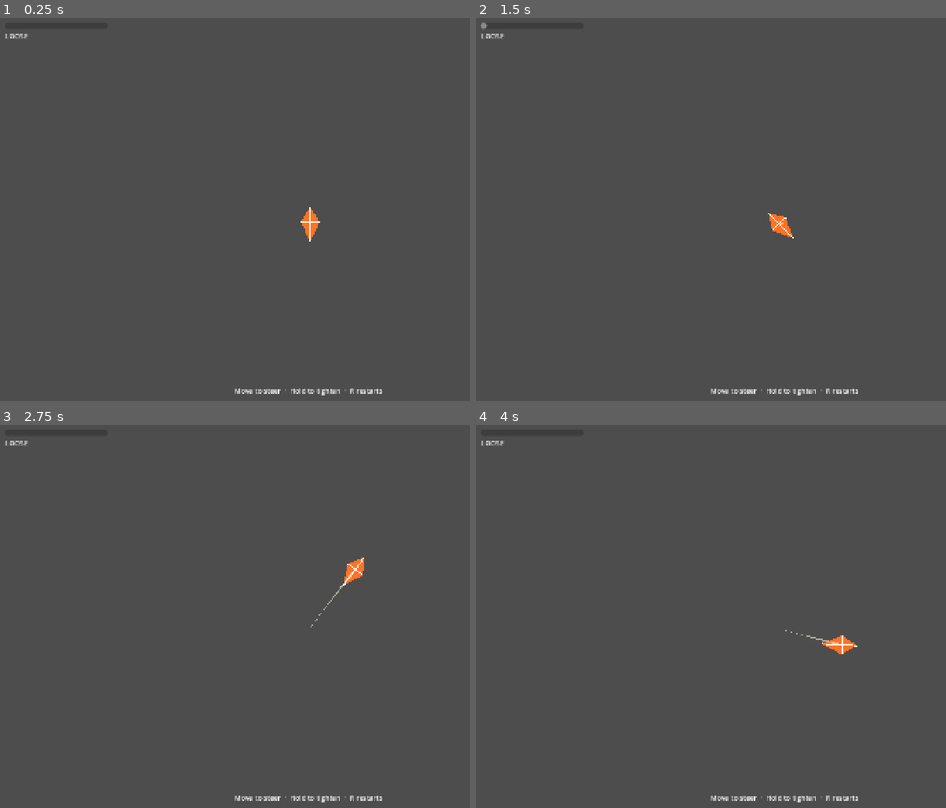
Above: before the commit, frames 1-4 (two rows, left to right).
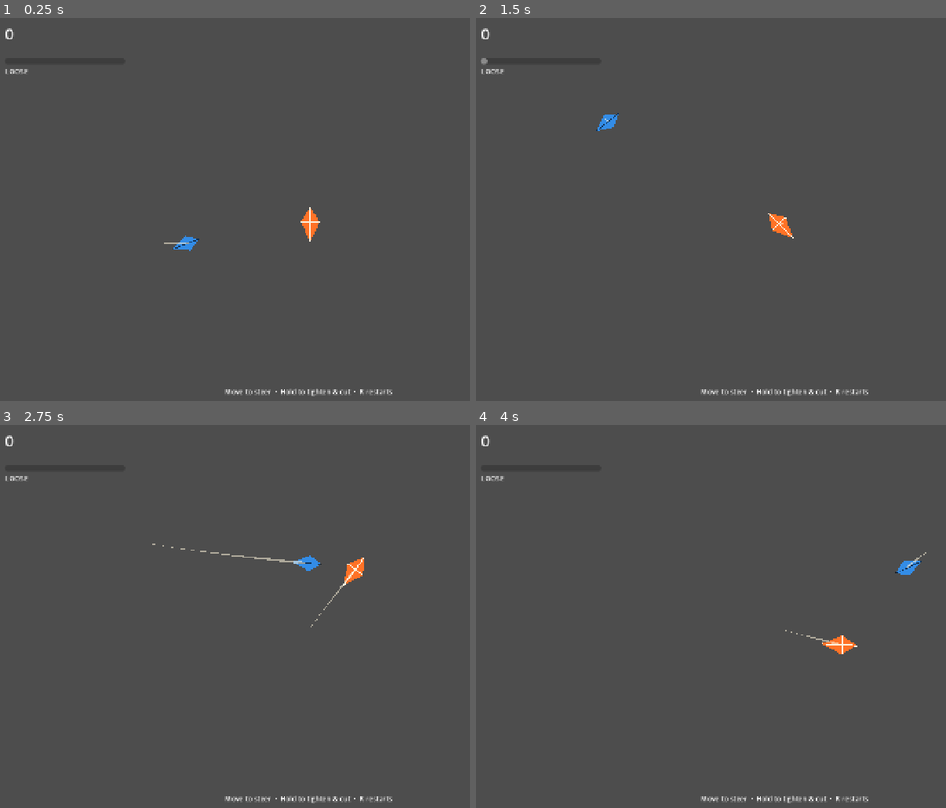
Above: after the commit, the same moments.

Repository: ovhirup/cut-the-sky
Game: Godot game, scene res://scenes/Main.tscn
Same seed, same stepped clock (60 frames per second), same inputs: the game is played once before the commit and once after it.
Inputs (mouse positions are in pixels of both pictures, inside the frame that each line leads up to):
- Up to frame 1 (0.25 s): no input
- Up to frame 2 (1.5 s): tap Enter at 0.5 s; move the mouse to (922, 190) at 0.52 s; tap R at 0.6, 1.35 s; click (922, 190) at 0.67 s; tap Space at 0.77 s; move the mouse to (659, 228) at 1.27 s; click (659, 228) at 1.42 s
- Up to frame 3 (2.75 s): tap Space at 1.52 s; move the mouse to (371, 532) at 2.02 s; tap R at 2.1 s; click (371, 532) at 2.17 s
- Up to frame 4 (4 s): move the mouse to (753, 696) at 2.77 s; tap R at 2.85, 3.6 s; click (753, 696) at 2.92 s; tap Space at 3.02, 3.77 s; move the mouse to (outside the picture) at 3.52 s; click (outside the picture) at 3.67 s

The runs differ from the first frame. In frame 1, 0.6% of the frame differs, in the area x 1-84%, y 2-99%; in frame 2, 0.6%; in frame 3, 0.7%; in frame 4, 0.6%.

Commit message:
Complete core loop: enemies, ribbon cutting, combo scoring, death, game-over
Shared Kite base for player + parameterized enemies (one controller,
no subclasses). CutResolver gates cuts on sharp-vs-loose ribbon state and
crossing angle; hits trigger hit-stop, a fragment flash, and combo scoring.
EnemyDirector ramps 1->5 kites on a seeded timeline (first enemy immediately
for the 5-second-action pillar). Player dies to an enemy sharp crossing or
self-snap; game-over card shows score, best combo, survival, seed; R
restarts. Verified headless over a 60s run, no errors.

Co-Authored-By: Claude Fable 5 <noreply@anthropic.com>

Diff:
--- /dev/null
+++ b/scenes/EnemyKite.tscn
@@ -0,0 +1,19 @@
+[gd_scene load_steps=3 format=3]
+
+[ext_resource type="Script" path="res://scripts/EnemyKite.gd" id="1_enemy"]
+[ext_resource type="Script" path="res://scripts/RibbonTrail.gd" id="2_ribbon"]
+
+[node name="EnemyKite" type="Node2D"]
+script = ExtResource("1_enemy")
+
+[node name="RibbonTrail" type="Line2D" parent="."]
+top_level = true
+script = ExtResource("2_ribbon")
+
+[node name="Body" type="Polygon2D" parent="."]
+polygon = PackedVector2Array(0, -28, 18, 0, 0, 38, -18, 0)
+color = Color(1, 1, 1, 1)
+
+[node name="Spine" type="Polygon2D" parent="."]
+polygon = PackedVector2Array(-1.2, -28, 1.2, -28, 1.2, 38, -1.2, 38)
+color = Color(0.1, 0.1, 0.12, 0.7)
--- a/scenes/Game.tscn
+++ b/scenes/Game.tscn
@@ -1,8 +1,10 @@
-[gd_scene load_steps=6 format=3]
+[gd_scene load_steps=8 format=3]
 
 [ext_resource type="Script" path="res://scripts/Game.gd" id="1_game"]
 [ext_resource type="PackedScene" path="res://scenes/PlayerKite.tscn" id="2_kite"]
 [ext_resource type="Script" path="res://scripts/WindSystem.gd" id="3_wind"]
+[ext_resource type="Script" path="res://scripts/EnemyDirector.gd" id="4_dir"]
+[ext_resource type="Script" path="res://scripts/ScoreManager.gd" id="5_score"]
 
 [sub_resource type="Gradient" id="Gradient_sky"]
 offsets = PackedFloat32Array(0, 0.55, 1)
@@ -26,6 +28,14 @@
 [node name="WindSystem" type="Node" parent="."]
 script = ExtResource("3_wind")
 
+[node name="ScoreManager" type="Node" parent="."]
+script = ExtResource("5_score")
+
+[node name="EnemyDirector" type="Node" parent="."]
+script = ExtResource("4_dir")
+
+[node name="CutFX" type="Node2D" parent="."]
+
 [node name="PlayerKite" parent="." instance=ExtResource("2_kite")]
 position = Vector2(720, 480)
 
@@ -34,8 +44,18 @@
 [node name="TopLeft" type="VBoxContainer" parent="HUD"]
 offset_left = 24.0
 offset_top = 20.0
-offset_right = 260.0
-offset_bottom = 84.0
+offset_right = 300.0
+offset_bottom = 120.0
+
+[node name="ScoreLabel" type="Label" parent="HUD/TopLeft"]
+unique_name_in_owner = true
+theme_override_font_sizes/font_size = 36
+text = "0"
+
+[node name="ComboLabel" type="Label" parent="HUD/TopLeft"]
+unique_name_in_owner = true
+theme_override_colors/font_color = Color(1, 0.72, 0.18, 1)
+text = ""
 
 [node name="TensionBar" type="ProgressBar" parent="HUD/TopLeft"]
 unique_name_in_owner = true
@@ -53,24 +73,34 @@
 anchor_top = 1.0
 anchor_right = 0.5
 anchor_bottom = 1.0
-offset_left = -280.0
-offset_top = -48.0
-offset_right = 280.0
+offset_left = -320.0
+offset_top = -46.0
+offset_right = 320.0
 offset_bottom = -20.0
-text = "Move to steer  ·  Hold to tighten  ·  R restarts"
+text = "Move to steer  ·  Hold to tighten & cut  ·  R restarts"
 horizontal_alignment = 1
 
-[node name="SnapLabel" type="Label" parent="HUD"]
+[node name="OverPanel" type="Control" parent="HUD"]
 unique_name_in_owner = true
-visible = false
+anchor_right = 1.0
+anchor_bottom = 1.0
+
+[node name="Dim" type="ColorRect" parent="HUD/OverPanel"]
+anchor_right = 1.0
+anchor_bottom = 1.0
+color = Color(0, 0, 0, 0.55)
+
+[node name="OverText" type="Label" parent="HUD/OverPanel"]
+unique_name_in_owner = true
 anchor_left = 0.5
 anchor_top = 0.5
 anchor_right = 0.5
 anchor_bottom = 0.5
-offset_left = -300.0
-offset_top = -30.0
-offset_right = 300.0
-offset_bottom = 30.0
-theme_override_font_sizes/font_size = 40
-text = "LINE SNAPPED — press R"
+offset_left = -320.0
+offset_top = -200.0
+offset_right = 320.0
+offset_bottom = 200.0
+theme_override_font_sizes/font_size = 30
+text = ""
 horizontal_alignment = 1
+vertical_alignment = 1
--- /dev/null
+++ b/scripts/CutResolver.gd
@@ -0,0 +1,69 @@
+class_name CutResolver
+extends Node
+
+const CONFIG := preload("res://resources/GameConfig.tres")
+
+# Checks the newest player segment against each enemy's newest segment.
+# A cut needs: cutter ribbon sharp, victim not sharp, real crossing,
+# crossing angle above the configured minimum. Returns whoever gets cut.
+
+class Outcome:
+	var enemy_cut: Kite
+	var player_cut := false
+	var point := Vector2.ZERO
+
+func resolve(player: Kite, enemies: Array) -> Outcome:
+	var out := Outcome.new()
+	if not player.alive:
+		return out
+	var p_seg := _newest_segment(player.ribbon)
+	if p_seg.is_empty():
+		return out
+
+	for e in enemies:
+		var enemy := e as Kite
+		if enemy == null or not enemy.alive:
+			continue
+		var e_seg := _newest_segment(enemy.ribbon)
+		if e_seg.is_empty():
+			continue
+		var hit = Geometry2D.segment_intersects_segment(
+			p_seg[0], p_seg[1], e_seg[0], e_seg[1])
+		if hit == null:
+			continue
+		var angle := _cross_angle(p_seg, e_seg)
+		if angle < deg_to_rad(CONFIG.min_cut_angle_deg):
+			continue
+
+		var p_sharp := player.state() >= 1
+		var e_sharp := enemy.state() >= 1
+		if p_sharp and not e_sharp:
+			out.enemy_cut = enemy
+			out.point = hit
+			return out
+		if e_sharp and not p_sharp:
+			out.player_cut = true
+			out.point = hit
+			return out
+		# Both sharp or both loose at a real crossing: attacker (player
+		# holding tighter) wins; ties favour the player for fairness.
+		if p_sharp and e_sharp:
+			if player.tension >= enemy.tension:
+				out.enemy_cut = enemy
+			else:
+				out.player_cut = true
+			out.point = hit
+			return out
+	return out
+
+func _newest_segment(ribbon: Line2D) -> Array:
+	if ribbon == null or ribbon.get_point_count() < 2:
+		return []
+	var n := ribbon.get_point_count()
+	return [ribbon.get_point_position(n - 2), ribbon.get_point_position(n - 1)]
+
+func _cross_angle(a: Array, b: Array) -> float:
+	var da: Vector2 = (a[1] - a[0]).normalized()
+	var db: Vector2 = (b[1] - b[0]).normalized()
+	var dot := clampf(absf(da.dot(db)), 0.0, 1.0)
+	return acos(dot)  # 0 = parallel, PI/2 = perpendicular
--- /dev/null
+++ b/scripts/EnemyDirector.gd
@@ -0,0 +1,61 @@
+class_name EnemyDirector
+extends Node
+
+signal enemy_spawned(enemy: EnemyKite)
+
+const ENEMY_SCENE := preload("res://scenes/EnemyKite.tscn")
+const MAX_ENEMIES := 5
+const FIRST_DELAY := 12.0
+const RAMP_INTERVAL := 17.0
+
+const PALETTES := [
+	Color(0.20, 0.55, 0.90), Color(0.35, 0.75, 0.45),
+	Color(0.85, 0.30, 0.55), Color(0.60, 0.40, 0.85),
+	Color(0.95, 0.80, 0.25),
+]
+
+var wind: WindSystem
+var target: Node2D
+var _spawn_root: Node
+var _t := 0.0
+var _spawned := 0
+var _next_spawn := 0.0
+var _rng := RandomNumberGenerator.new()
+var enemies: Array[EnemyKite] = []
+
+func configure(spawn_root: Node, w: WindSystem, tgt: Node2D, run_seed: int) -> void:
+	_spawn_root = spawn_root
+	wind = w
+	target = tgt
+	_rng.seed = run_seed
+
+func start() -> void:
+	_spawn()               # one enemy immediately for the 5-second-action rule
+	_next_spawn = FIRST_DELAY
+
+func _physics_process(delta: float) -> void:
+	_t += delta
+	enemies = enemies.filter(func(e): return is_instance_valid(e) and e.alive)
+	if _spawned < MAX_ENEMIES and _t >= _next_spawn:
+		_spawn()
+		_next_spawn = _t + RAMP_INTERVAL
+
+func _spawn() -> void:
+	var e: EnemyKite = ENEMY_SCENE.instantiate()
+	var ramp := float(_spawned) / float(MAX_ENEMIES)
+	e.wind = wind
+	e.preferred_altitude = _rng.randf_range(0.22, 0.6)
+	e.oscillation_rate = _rng.randf_range(0.4, 0.9)
+	e.oscillation_width = _rng.randf_range(200.0, 340.0)
+	e.aggression = 0.35 + ramp * 0.5 + _rng.randf_range(-0.05, 0.05)
+	e.tighten_rhythm = 0.28 + ramp * 0.18
+	e.rhythm_rate = _rng.randf_range(0.55, 0.95)
+	var r := get_viewport().get_visible_rect()
+	e.position = Vector2(_rng.randf_range(r.size.x * 0.2, r.size.x * 0.8),
+		r.size.y * e.preferred_altitude)
+	e.modulate = PALETTES[_spawned % PALETTES.size()]
+	_spawn_root.add_child(e)
+	e.setup(target, _rng.randf_range(0.0, TAU))
+	enemies.append(e)
+	_spawned += 1
+	enemy_spawned.emit(e)
--- /dev/null
+++ b/scripts/EnemyKite.gd
@@ -0,0 +1,54 @@
+class_name EnemyKite
+extends Kite
+
+# One controller, parameter variations only — no bespoke AI subclasses.
+@export var preferred_altitude := 0.4      # fraction of screen height
+@export var oscillation_rate := 0.6
+@export var oscillation_width := 260.0
+@export var aggression := 0.5              # bias toward the player
+@export var tighten_rhythm := 0.35         # fraction of a cycle spent tight
+@export var rhythm_rate := 0.7
+
+var _t := 0.0
+var _phase := 0.0
+var _target: Node2D
+
+func setup(target: Node2D, seed_phase: float) -> void:
+	_target = target
+	_phase = seed_phase
+
+func _physics_process(delta: float) -> void:
+	_t += delta
+	super._physics_process(delta)
+
+func _desired_position() -> Vector2:
+	var r := get_viewport_rect()
+	var base_x := r.size.x * 0.5 \
+		+ sin(_t * oscillation_rate + _phase) * oscillation_width
+	var base_y := r.size.y * preferred_altitude \
+		+ cos(_t * oscillation_rate * 0.7 + _phase) * (oscillation_width * 0.4)
+	var wander := Vector2(base_x, base_y)
+	if is_instance_valid(_target) and (_target as Kite).alive:
+		return wander.lerp(_target.global_position, aggression * 0.6)
+	return wander
+
+func _wants_tighten() -> bool:
+	# Rhythmic tightening so enemies present sharp windows, not constant threat.
+	return fposmod(_t * rhythm_rate + _phase, 1.0) < tighten_rhythm
+
+func _tension_max() -> float:
+	# Enemies never snap themselves — they only threaten via sharp crossings.
+	return CONFIG.critical_threshold + 0.02
+
+func _on_cut_down() -> void:
+	set_physics_process(false)
+	var tw := create_tween()
+	tw.set_parallel(true)
+	tw.tween_property(self, "global_position",
+		global_position + Vector2(randf_range(-40, 40), 220), 0.9)
+	tw.tween_property(self, "rotation", rotation + randf_range(-3, 3), 0.9)
+	tw.tween_property(self, "modulate:a", 0.0, 0.9)
+	tw.chain().tween_callback(queue_free)
+	if is_instance_valid(ribbon):
+		ribbon.queue_free()
+	died.emit("cut")
--- a/scripts/Game.gd
+++ b/scripts/Game.gd
@@ -1,15 +1,48 @@
 extends Node2D
+
+const HIT_STOP := 0.07
+const HIT_STOP_SCALE := 0.08
 
 @onready var _kite: PlayerKite = $PlayerKite
 @onready var _wind: WindSystem = $WindSystem
+@onready var _director: EnemyDirector = $EnemyDirector
+@onready var _score: ScoreManager = $ScoreManager
+@onready var _fx: Node2D = $CutFX
+
 @onready var _tension_bar: ProgressBar = %TensionBar
 @onready var _state_label: Label = %StateLabel
-@onready var _snap_label: Label = %SnapLabel
+@onready var _score_label: Label = %ScoreLabel
+@onready var _combo_label: Label = %ComboLabel
+@onready var _over_panel: Control = %OverPanel
+@onready var _over_text: Label = %OverText
+
+var _cutter := CutResolver.new()
+var _run_seed := 0
+var _survival := 0.0
+var _over := false
 
 func _ready() -> void:
+	_run_seed = int(Time.get_unix_time_from_system()) & 0x7fffffff
+	seed(_run_seed)
 	_kite.wind = _wind
-	_kite.line_snapped.connect(_on_line_snapped)
-	_snap_label.visible = false
+	_kite.died.connect(_on_player_died)
+	_score.changed.connect(_on_score_changed)
+	_director.configure(self, _wind, _kite, _run_seed)
+	_director.start()
+	_over_panel.visible = false
+	_on_score_changed(0, 0, 1)
+
+func _physics_process(delta: float) -> void:
+	if _over:
+		return
+	_survival += delta
+	var outcome := _cutter.resolve(_kite, _director.enemies)
+	if outcome.enemy_cut:
+		outcome.enemy_cut.die_cut()
+		_score.register_cut()
+		_do_cut_feedback(outcome.point)
+	elif outcome.player_cut:
+		_kite.die_cut()
 
 func _process(_delta: float) -> void:
 	_tension_bar.value = _kite.tension
@@ -23,5 +56,39 @@
 		if event.keycode == KEY_R:
 			get_tree().reload_current_scene()
 
-func _on_line_snapped() -> void:
-	_snap_label.visible = true
+func _do_cut_feedback(point: Vector2) -> void:
+	var flash := Sprite2D.new()
+	# lightweight burst: a scaling, fading white dot standing in for fragments
+	var img := Image.create(8, 8, false, Image.FORMAT_RGBA8)
+	img.fill(Color.WHITE)
+	flash.texture = ImageTexture.create_from_image(img)
+	flash.global_position = point
+	flash.scale = Vector2.ONE * 2.0
+	_fx.add_child(flash)
+	var tw := create_tween()
+	tw.set_parallel(true)
+	tw.tween_property(flash, "scale", Vector2.ONE * 9.0, 0.3)
+	tw.tween_property(flash, "modulate:a", 0.0, 0.3)
+	tw.chain().tween_callback(flash.queue_free)
+	_hit_stop()
+
+func _hit_stop() -> void:
+	Engine.time_scale = HIT_STOP_SCALE
+	await get_tree().create_timer(HIT_STOP * HIT_STOP_SCALE, true, true).timeout
+	Engine.time_scale = 1.0
+
+func _on_score_changed(score: int, combo: int, mult: int) -> void:
+	_score_label.text = "%d" % score
+	_combo_label.text = ("x%d  (%d cut)" % [mult, combo]) if combo > 0 else ""
+
+func _on_player_died(reason: String) -> void:
+	if _over:
+		return
+	_over = true
+	Engine.time_scale = 1.0
+	await get_tree().create_timer(0.6).timeout
+	var why := "YOUR LINE SNAPPED" if reason == "snapped" else "YOUR KITE WAS CUT"
+	_over_text.text = "%s\n\nScore  %d\nBest combo  x%d\nSurvived  %.1fs\nSeed  %d\n\npress R" % [
+		why, _score.score, _score.multiplier_for(_score.best_combo),
+		_survival, _run_seed]
+	_over_panel.visible = true
--- /dev/null
+++ b/scripts/Kite.gd
@@ -0,0 +1,79 @@
+class_name Kite
+extends Node2D
+
+signal died(reason: String)
+
+const CONFIG := preload("res://resources/GameConfig.tres")
+const EDGE_MARGIN := Vector2(30.0, 30.0)
+
+var wind: WindSystem
+var velocity := Vector2.ZERO
+var tension := 0.0
+var grip := 0.0
+var alive := true
+
+@onready var ribbon: RibbonTrail = $RibbonTrail
+
+func _physics_process(delta: float) -> void:
+	if not alive:
+		return
+	var holding := _wants_tighten()
+	grip = move_toward(grip, 1.0 if holding else 0.0, CONFIG.grip_lerp_speed * delta)
+
+	var rate := CONFIG.tension_hold_rate if holding else -CONFIG.tension_release_rate
+	tension = clampf(tension + rate * delta, 0.0, _tension_max())
+	if tension >= 1.0:
+		_on_snap()
+		return
+
+	var accel := (_desired_position() - global_position) * CONFIG.spring_stiffness \
+		- velocity * CONFIG.velocity_damping
+	accel = accel.limit_length(
+		lerpf(CONFIG.accel_max_loose, CONFIG.accel_max_tight, grip) * _accel_scale())
+	if wind:
+		accel += wind.force_at_time() \
+			* lerpf(CONFIG.wind_loose_multiplier, CONFIG.wind_tight_multiplier, grip)
+	velocity = (velocity + accel * delta).limit_length(CONFIG.max_speed * _speed_scale())
+	global_position += velocity * delta
+	var r := get_viewport_rect()
+	global_position = global_position.clamp(r.position + EDGE_MARGIN, r.end - EDGE_MARGIN)
+
+	if velocity.length() > 40.0:
+		rotation = lerp_angle(rotation, velocity.angle() + PI / 2.0, 6.0 * delta)
+
+	ribbon.set_ribbon_state(state())
+
+# 0 = loose, 1 = sharp, 2 = critical
+func state() -> int:
+	if tension >= CONFIG.critical_threshold:
+		return 2
+	if tension >= CONFIG.sharp_threshold:
+		return 1
+	return 0
+
+func die_cut() -> void:
+	if not alive:
+		return
+	alive = false
+	_on_cut_down()
+
+func _desired_position() -> Vector2:
+	return global_position
+
+func _wants_tighten() -> bool:
+	return false
+
+func _tension_max() -> float:
+	return 1.0
+
+func _accel_scale() -> float:
+	return 1.0
+
+func _speed_scale() -> float:
+	return 1.0
+
+func _on_snap() -> void:
+	pass
+
+func _on_cut_down() -> void:
+	pass
--- a/scripts/PlayerKite.gd
+++ b/scripts/PlayerKite.gd
@@ -1,65 +1,22 @@
 class_name PlayerKite
-extends Node2D
+extends Kite
 
 signal line_snapped
 
-const CONFIG := preload("res://resources/GameConfig.tres")
-const EDGE_MARGIN := Vector2(30.0, 30.0)
+func _desired_position() -> Vector2:
+	return get_global_mouse_position()
 
-var wind: WindSystem
-var velocity := Vector2.ZERO
-var tension := 0.0
-var grip := 0.0
-var alive := true
-
-@onready var _ribbon: RibbonTrail = $RibbonTrail
-
-func _physics_process(delta: float) -> void:
-	if not alive:
-		return
-	var holding := _is_holding()
-	grip = move_toward(grip, 1.0 if holding else 0.0, CONFIG.grip_lerp_speed * delta)
-
-	var rate := CONFIG.tension_hold_rate if holding else -CONFIG.tension_release_rate
-	tension = clampf(tension + rate * delta, 0.0, 1.0)
-	if tension >= 1.0:
-		_snap()
-		return
-
-	var desired := get_global_mouse_position()
-	var accel := (desired - global_position) * CONFIG.spring_stiffness \
-		- velocity * CONFIG.velocity_damping
-	accel = accel.limit_length(lerpf(CONFIG.accel_max_loose, CONFIG.accel_max_tight, grip))
-	if wind:
-		accel += wind.force_at_time() \
-			* lerpf(CONFIG.wind_loose_multiplier, CONFIG.wind_tight_multiplier, grip)
-	velocity = (velocity + accel * delta).limit_length(CONFIG.max_speed)
-	global_position += velocity * delta
-	_clamp_to_play_area()
-
-	if velocity.length() > 40.0:
-		rotation = lerp_angle(rotation, velocity.angle() + PI / 2.0, 6.0 * delta)
-
-	_ribbon.set_ribbon_state(state())
-
-# 0 = loose, 1 = sharp, 2 = critical
-func state() -> int:
-	if tension >= CONFIG.critical_threshold:
-		return 2
-	if tension >= CONFIG.sharp_threshold:
-		return 1
-	return 0
-
-func _is_holding() -> bool:
+func _wants_tighten() -> bool:
 	return Input.is_mouse_button_pressed(MOUSE_BUTTON_LEFT) \
 		or Input.is_key_pressed(KEY_SPACE)
 
-func _snap() -> void:
+func _on_snap() -> void:
 	alive = false
 	modulate = Color(1.0, 1.0, 1.0, 0.35)
-	_ribbon.set_ribbon_state(2)
+	ribbon.set_ribbon_state(2)
 	line_snapped.emit()
+	died.emit("snapped")
 
-func _clamp_to_play_area() -> void:
-	var r := get_viewport_rect()
-	global_position = global_position.clamp(r.position + EDGE_MARGIN, r.end - EDGE_MARGIN)
+func _on_cut_down() -> void:
+	modulate = Color(1.0, 1.0, 1.0, 0.35)
+	died.emit("cut")
--- a/scripts/RibbonTrail.gd
+++ b/scripts/RibbonTrail.gd
@@ -25,7 +25,7 @@
 	width = CONFIG.ribbon_width
 
 func _physics_process(delta: float) -> void:
-	var kite := get_parent() as PlayerKite
+	var kite := get_parent() as Kite
 	if kite and kite.alive:
 		_accum += delta
 		var interval := 1.0 / CONFIG.ribbon_sample_hz
--- /dev/null
+++ b/scripts/ScoreManager.gd
@@ -0,0 +1,33 @@
+class_name ScoreManager
+extends Node
+
+signal changed(score: int, combo: int, multiplier: int)
+
+const BASE_CUT := 100
+const COMBO_WINDOW := 3.0
+const MAX_MULTIPLIER := 8
+
+var score := 0
+var combo := 0
+var best_combo := 0
+var _combo_timer := 0.0
+
+func _process(delta: float) -> void:
+	if _combo_timer > 0.0:
+		_combo_timer -= delta
+		if _combo_timer <= 0.0:
+			combo = 0
+			changed.emit(score, combo, multiplier())
+
+func register_cut() -> void:
+	combo += 1
+	best_combo = maxi(best_combo, combo)
+	_combo_timer = COMBO_WINDOW
+	score += BASE_CUT * multiplier()
+	changed.emit(score, combo, multiplier())
+
+func multiplier() -> int:
+	return multiplier_for(combo)
+
+func multiplier_for(c: int) -> int:
+	return clampi(1 + c / 3, 1, MAX_MULTIPLIER)
Not shown, added: scripts/CutResolver.gd.uid
Not shown, added: scripts/EnemyDirector.gd.uid
Not shown, added: scripts/EnemyKite.gd.uid
Not shown, added: scripts/Kite.gd.uid
Not shown, added: scripts/ScoreManager.gd.uid
